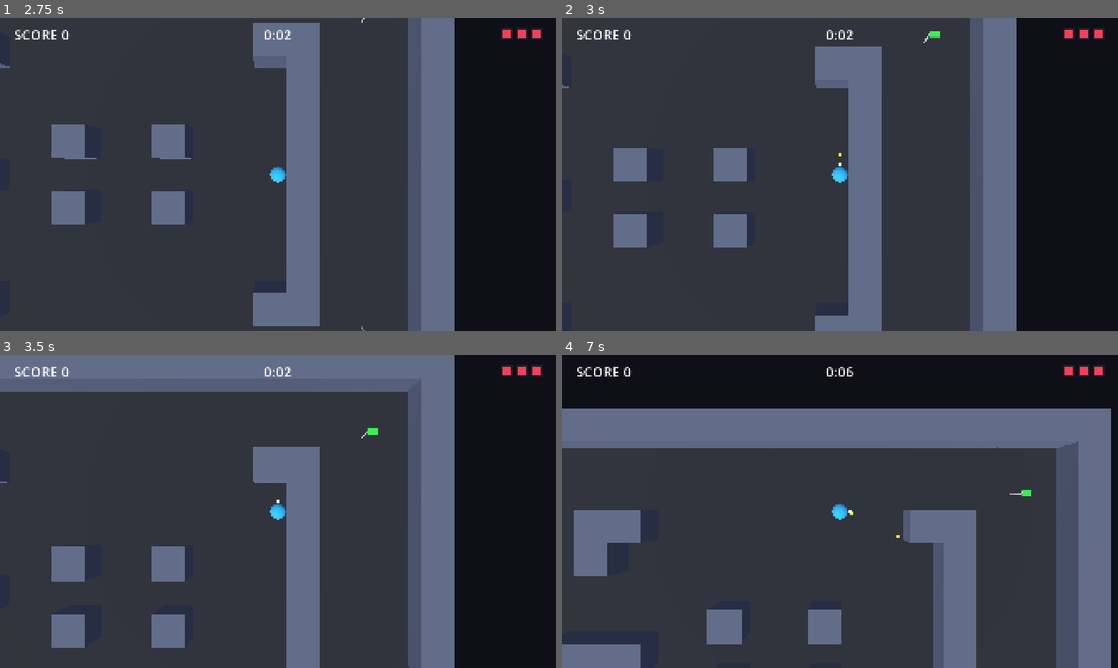
Above: before the commit, frames 1-4 (two rows, left to right).
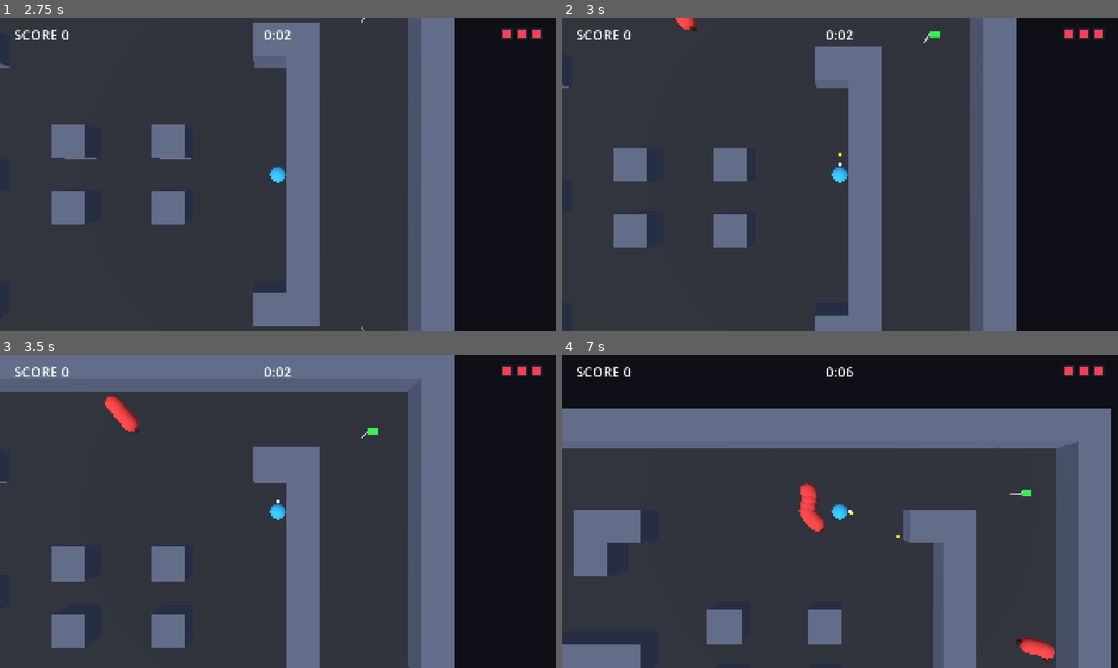
Above: after the commit, the same moments.

Repository: zoanthrope67/ZincWarbler
Game: Godot game, scene res://scn/bootstrap.tscn
Two runs of this game, one before a commit and one after it. Both use one fixed random seed, a clock stepped at 60 frames per second and the inputs below.
Inputs (mouse positions are in pixels of both pictures, inside the frame that each line leads up to):
- Up to frame 1 (2.75 s): tap Enter at 0.5 s; move the mouse to (400, 158) at 0.52 s; hold Right (move_right) 0.53-1.28 s; hold Z (confirm) 0.53-1.28 s; click (400, 158) at 0.67 s; move the mouse to (166, 190) at 1.27 s; hold X (back) 1.28-2.03 s; tap Z (confirm) at 1.35, 2 s; move the mouse to (333, 105) at 2.02 s; hold Right (move_right) from 2.03 s (still down); hold Z (confirm) from 2.03 s (still down)
- Up to frame 2 (3 s): move the mouse to (812, 237) at 2.77 s; release Right (move_right) at 2.78 s; release Z (confirm) at 2.78 s; hold Up (move_up) from 2.78 s (still down); tap Z (confirm) at 2.85 s; click (812, 237) at 2.92 s
- Up to frame 3 (3.5 s): keep holding Up (move_up)
- Up to frame 4 (7 s): move the mouse to (1006, 558) at 3.52 s; release Up (move_up) at 3.53 s; hold Z (confirm) 3.53-4.28 s; hold Left (move_left) 3.53-5.03 s; move the mouse to (673, 464) at 4.27 s; tap Z (confirm) at 4.35, 5.85 s; move the mouse to (867, 511) at 5.02 s; hold X (back) 5.03-5.78 s; hold Z (confirm) 5.03-5.78 s; click (867, 511) at 5.17 s; move the mouse to (756, 433) at 5.77 s; hold Right (move_right) 5.78-6.53 s; move the mouse to (962, 495) at 6.52 s; hold Up (move_up) from 6.53 s (still down); hold Z (confirm) from 6.53 s (still down)

Frame 1 is identical in both runs. In frame 2, 0.1% of the frame differs, in the area x 20-25%, y 0-5%; in frame 3, 0.4%; in frame 4, 0.8%, in the area x 42-89%, y 40-99%.

Commit message:
Add advanced enemy spawner

Diff:
--- a/src/scn/game/angry_greg.tscn
+++ b/src/scn/game/angry_greg.tscn
@@ -1,6 +1,6 @@
 [gd_scene format=3]
 
-[ext_resource type="Script" path="res://scripts/game/angry_greg.gd" id="1_3hnhp"]
+[ext_resource type="Script" uid="uid://b1ebd54r60j5x" path="res://scripts/game/enemy/angry_greg.gd" id="1_3hnhp"]
 
 [sub_resource type="SphereShape3D" id="SphereShape3D_l6t3i"]
 radius = 2.0
--- a/src/scn/game/chaser.tscn
+++ b/src/scn/game/chaser.tscn
@@ -1,6 +1,6 @@
 [gd_scene format=3]
 
-[ext_resource type="Script" path="res://scripts/game/chaser.gd" id="1_r7i5n"]
+[ext_resource type="Script" uid="uid://d2r8vexft0o1g" path="res://scripts/game/enemy/chaser.gd" id="1_r7i5n"]
 
 [sub_resource type="SphereShape3D" id="SphereShape3D_t40ou"]
 radius = 1.0
--- a/src/scn/game/enemy_bullet.tscn
+++ b/src/scn/game/enemy_bullet.tscn
@@ -1,6 +1,6 @@
 [gd_scene format=3]
 
-[ext_resource type="Script" path="res://scripts/game/enemy_bullet.gd" id="1_p7grn"]
+[ext_resource type="Script" uid="uid://b6ckuiuu2kenv" path="res://scripts/game/enemy/enemy_bullet.gd" id="1_p7grn"]
 
 [sub_resource type="SphereShape3D" id="SphereShape3D_y08rb"]
 radius = 0.25
--- a/src/scn/game/tank.tscn
+++ b/src/scn/game/tank.tscn
@@ -1,6 +1,6 @@
 [gd_scene format=3]
 
-[ext_resource type="Script" path="res://scripts/game/tank.gd" id="1_80exi"]
+[ext_resource type="Script" uid="uid://klweqit8g5vd" path="res://scripts/game/enemy/tank.gd" id="1_80exi"]
 
 [sub_resource type="SphereShape3D" id="SphereShape3D_4k51u"]
 radius = 1.0
--- a/src/scn/in_game.tscn
+++ b/src/scn/in_game.tscn
@@ -1,14 +1,12 @@
-[gd_scene format=3]
+[gd_scene format=3 uid="uid://cyngq0fbd0ol2"]
 
-[ext_resource type="Script" path="res://scripts/states/in_game.gd" id="1_deroa"]
-[ext_resource type="PackedScene" path="res://scn/game/arena.tscn" id="2_ibi5a"]
+[ext_resource type="Script" uid="uid://cfm1n8ef5v3s0" path="res://scripts/states/in_game.gd" id="1_deroa"]
+[ext_resource type="PackedScene" uid="uid://bcysswbvi8jb6" path="res://scn/game/arena.tscn" id="2_ibi5a"]
 [ext_resource type="PackedScene" path="res://scn/game/player.tscn" id="3_fykh6"]
-[ext_resource type="Script" path="res://scripts/game/follow_camera.gd" id="4_ccgki"]
-[ext_resource type="Script" path="res://scripts/game/enemy_bullet_pool.gd" id="5_pool"]
-[ext_resource type="Script" path="res://scripts/game/enemy_spawner.gd" id="6_spawner"]
-[ext_resource type="Script" path="res://scripts/game/flag_loop.gd" id="7_flagloop"]
-[ext_resource type="PackedScene" path="res://scn/game/chaser.tscn" id="8_chaser"]
-[ext_resource type="PackedScene" path="res://scn/game/tank.tscn" id="9_tank"]
+[ext_resource type="Script" uid="uid://ddut1rl4lhvse" path="res://scripts/game/follow_camera.gd" id="4_ccgki"]
+[ext_resource type="Script" uid="uid://cskxtrjsmew5" path="res://scripts/game/enemy/enemy_bullet_pool.gd" id="5_pool"]
+[ext_resource type="Script" uid="uid://bbxpujydg8fnk" path="res://scripts/game/enemy/enemy_spawner.gd" id="6_spawner"]
+[ext_resource type="Script" uid="uid://b63c3ks1drxgy" path="res://scripts/game/flag_loop.gd" id="7_flagloop"]
 [ext_resource type="PackedScene" path="res://scn/game/angry_greg.tscn" id="10_greg"]
 [ext_resource type="PackedScene" path="res://scn/ui/hud.tscn" id="11_hud"]
 
@@ -22,16 +20,15 @@
 
 [node name="PlayerBullets" type="Node3D" parent="." unique_id=586687670]
 
-[node name="Enemies" type="Node3D" parent="."]
+[node name="Enemies" type="Node3D" parent="." unique_id=794329177]
 
-[node name="EnemyBullets" type="Node3D" parent="."]
+[node name="EnemyBullets" type="Node3D" parent="." unique_id=87623301]
 script = ExtResource("5_pool")
 
-[node name="EnemySpawner" type="Node" parent="."]
+[node name="EnemySpawner" type="Node" parent="." unique_id=2079789202]
 script = ExtResource("6_spawner")
-enemy_scenes = Array[PackedScene]([ExtResource("8_chaser"), ExtResource("9_tank")])
 
-[node name="FlagLoop" type="Node" parent="."]
+[node name="FlagLoop" type="Node" parent="." unique_id=1991864957]
 script = ExtResource("7_flagloop")
 boss_scenes = Array[PackedScene]([ExtResource("10_greg")])
 
@@ -41,4 +38,4 @@
 far = 200.0
 script = ExtResource("4_ccgki")
 
-[node name="HUD" parent="." instance=ExtResource("11_hud")]
+[node name="HUD" parent="." unique_id=973611704 instance=ExtResource("11_hud")]
--- /dev/null
+++ b/src/scripts/game/enemy/enemy_spawner.gd
@@ -0,0 +1,192 @@
+class_name EnemySpawner
+extends Node
+## Spawns a whole bag of enemies in a random order, then does the next bag.
+## Repeats the final bag over and over when it runs out.
+##
+## Waves can overlap. A new wave starts every `next_wave_delay` seconds (taken
+## from the wave that just started), whether or not earlier waves have finished.
+## Each running wave (an ActiveWave) spawns its own enemies at its own spawn
+## point, `wave_delay_seconds` apart, until it has spawned `count` enemies.
+##
+## Everything happens in _physics_process, so spawning stops while the game is
+## paused and once the player is dead.
+
+## Emitted for every enemy (and boss) this spawner creates. Game logic signal.
+signal enemy_spawned(enemy: Enemy)
+
+## EnemySpawnPoints closer to the player than this (meters) are not used.
+@export var min_spawn_distance := 20.0
+## EnemySpawnPoints further from the player than this (meters) are not used.
+@export var max_spawn_distance := 100.0
+## Seconds to wait before trying again when no EnemySpawnPoint can be used.
+@export var retry_delay := 0.25
+
+var _game: InGame
+var _arena: Arena
+var _player: Player
+var _enemy_container: Node3D
+var _bullet_pool: EnemyBulletPool
+
+## Timers count as finished when they are this close to zero. Adding up frame
+## times gives tiny rounding errors, which would otherwise make a spawn one
+## frame late (the player's fire timer does the same).
+const TIMER_TOLERANCE := 0.0001
+
+## One wave that is currently spawning its enemies.
+class ActiveWave:
+	## The wave's settings (enemy, count, delays).
+	var wave: EnemyWave
+	## Where every enemy of this wave appears. Chosen when the wave starts.
+	var spawn_point: Vector3
+	## Enemies of this wave still to spawn.
+	var enemies_left: int
+	## Seconds until this wave's next enemy appears.
+	var time_until_next_enemy: float
+
+## Seconds until the next wave starts.
+var _time_until_next_wave := 0.0
+## Waves that are still spawning enemies. Several can run at once.
+var _active_waves: Array[ActiveWave] = []
+
+var queued_waves: Array = []
+
+const CHASER := preload("res://scn/game/chaser.tscn")
+const TANK := preload("res://scn/game/tank.tscn")
+
+## Connects the spawner to the game. Called by the In Game scene.
+func setup(game: InGame, arena: Arena, player: Player, enemy_container: Node3D, bullet_pool: EnemyBulletPool) -> void:
+	_game = game
+	_arena = arena
+	_player = player
+	_enemy_container = enemy_container
+	_bullet_pool = bullet_pool
+	_time_until_next_wave = 1
+
+
+
+func get_bag_via_danger():
+
+	var current_bag = []
+
+	if _game.danger_level < 10:
+		current_bag = [
+			EnemyWave.new(CHASER, 10, 0.2, 4.0),
+		]
+	elif _game.danger_level < 50:
+		current_bag = [
+			EnemyWave.new(CHASER, 3, 0.2, 1.0),
+			EnemyWave.new(CHASER, 3, 0.2, 1.0),
+			EnemyWave.new(TANK, 3, 0.2, 1.0),
+		]
+	elif _game.danger_level < 100:
+		current_bag = [
+			EnemyWave.new(CHASER, 3, 0.2, 1.0),
+			EnemyWave.new(CHASER, 30, 0.1, 2.0),
+			EnemyWave.new(TANK, 1, 0.2, 0),
+			EnemyWave.new(TANK, 2, 0.2, 0.2),
+		]
+	else:
+		# The most dangerous bag!
+		current_bag = [
+			EnemyWave.new(CHASER, 10, 0.2, 1.0)
+		]
+
+	assert(not current_bag.is_empty())
+	current_bag.shuffle()
+	return current_bag
+
+func _physics_process(delta: float) -> void:
+	if _player == null or _player.is_dead:
+		return
+
+	# 1. Every running wave spawns its next enemy when its own timer runs out.
+	#    Loop backwards so finished waves can be removed while looping.
+	for i in range(_active_waves.size() - 1, -1, -1):
+		var active := _active_waves[i]
+		active.time_until_next_enemy -= delta
+		_spawn_due_enemies(active)
+		if active.enemies_left <= 0:
+			_active_waves.remove_at(i)
+
+	# 2. Start the next wave when it's time. This comes after step 1 so a new
+	#    wave's timer is not ticked on the frame it starts.
+	_time_until_next_wave -= delta
+	if _time_until_next_wave <= TIMER_TOLERANCE:
+		_start_next_wave()
+
+
+# Starts the next wave from the bag: chooses a valid spawn point for it, spawns
+# its first enemy straight away and keeps it running until all its enemies
+# have appeared. If no spawn point can be used, tries again after retry_delay.
+func _start_next_wave() -> void:
+	var points := get_valid_spawn_points()
+	if points.is_empty():
+		print("EnemySpawner: no EnemySpawnPoint is between %.1f and %.1f m from the player. Trying again in %.2f s." % [min_spawn_distance, max_spawn_distance, retry_delay])
+		_time_until_next_wave = retry_delay
+		return
+
+	if queued_waves.is_empty():
+		queued_waves = get_bag_via_danger()
+	var wave: EnemyWave = queued_waves.pop_back()
+	if wave == null or wave.enemy == null:
+		# An empty bag, or a wave without an enemy scene. Skip it rather than crash.
+		push_error("EnemySpawner: a bag is empty or has a wave with no enemy scene. Skipping it.")
+		_time_until_next_wave = retry_delay
+		return
+
+	var active := ActiveWave.new()
+	active.wave = wave
+	active.spawn_point = points.pick_random().global_position
+	active.enemies_left = wave.count
+	active.time_until_next_enemy = 0.0
+	_spawn_due_enemies(active)
+	if active.enemies_left > 0:
+		_active_waves.append(active)
+
+	# "+=" keeps the timing exact: any time the timer overshot zero by is
+	# taken off the next wait.
+	_time_until_next_wave += wave.next_wave_delay
+
+
+# Spawns every enemy of a running wave whose time has come. Usually that is one
+# enemy; with a wave_delay_seconds of 0 it is the whole wave at once.
+func _spawn_due_enemies(active: ActiveWave) -> void:
+	while active.time_until_next_enemy <= TIMER_TOLERANCE and active.enemies_left > 0:
+		spawn_enemy(active.wave.enemy, active.spawn_point)
+		active.enemies_left -= 1
+		active.time_until_next_enemy += active.wave.wave_delay_seconds
+
+
+## Seconds the player has survived this game (InGame.time_survived), for
+## spawning logic such as waves. Counts game time only: it does not count while
+## the game is paused, and it stops when the player dies. Already includes the
+## current physics frame, because the In Game scene updates it before this node.
+## Use floori(get_time_survived()) for whole seconds, as the HUD shows.
+func get_time_survived() -> float:
+	if _game == null:
+		return 0.0
+	return _game.time_survived
+
+
+## The EnemySpawnPoints that are currently far enough from (and close enough to) the player.
+func get_valid_spawn_points() -> Array[Marker3D]:
+	var valid: Array[Marker3D] = []
+	var player_spot := Vector2(_player.global_position.x, _player.global_position.z)
+	for point in _arena.get_enemy_spawn_points():
+		var distance := player_spot.distance_to(Vector2(point.global_position.x, point.global_position.z))
+		if distance >= min_spawn_distance and distance <= max_spawn_distance:
+			valid.append(point)
+	return valid
+
+
+## Creates an enemy from `scene` at `point` (also used for bosses).
+func spawn_enemy(scene: PackedScene, point: Vector3) -> Enemy:
+	var enemy: Enemy = scene.instantiate()
+	enemy.player = _player
+	enemy.bullet_pool = _bullet_pool
+	# The container sits at the origin, so position here is the world position.
+	enemy.position = Gameplay.on_plane(point)
+	_enemy_container.add_child(enemy)
+	enemy.reset_physics_interpolation()
+	enemy_spawned.emit(enemy)
+	return enemy
--- /dev/null
+++ b/src/scripts/game/enemy/enemy_wave.gd
@@ -0,0 +1,35 @@
+class_name EnemyWave
+extends Resource
+
+## The enemy scene this wave spawns.
+@export var enemy:PackedScene
+
+## How many enemies this wave spawns. Always 1 or more.
+@export_range(1, 100, 1, "or_greater") var count: int = 1:
+	set(value):
+		if value < 1:
+			push_error("EnemyWave: count must be 1 or more, got %d. Using 1." % value)
+		count = maxi(value, 1)
+
+## Seconds between each enemy of this wave. 0 spawns the whole wave at once.
+@export var wave_delay_seconds: float = 1.0:
+	set(value):
+		if value < 0.0:
+			push_error("EnemyWave: wave_delay_seconds must be 0 or more, got %.2f. Using 1." % value)
+			value = 1.0
+		wave_delay_seconds = value
+
+## Seconds from the START of this wave until the next wave starts. If this is
+## shorter than the wave takes to spawn, the next wave overlaps this one.
+@export var next_wave_delay: float = 2.0:
+	set(value):
+		if value < 0.0:
+			push_error("EnemyWave: next_wave_delay must be 0 or more, got %.2f. Using 2." % value)
+			value = 2.0
+		next_wave_delay = value
+
+func _init(p_enemy: PackedScene = null, p_count := 1, p_wave_delay_seconds := 1.0, p_next_wave_delay := 2.0) -> void:
+	enemy = p_enemy
+	count = p_count
+	wave_delay_seconds = p_wave_delay_seconds
+	next_wave_delay = p_next_wave_delay
--- a/src/scripts/game/enemy_spawner.gd
+++ /dev/null
@@ -1,82 +0,0 @@
-class_name EnemySpawner
-extends Node
-## Makes a random enemy appear at a random EnemySpawnPoint every `spawn_interval`
-## seconds, until the player is defeated. There is no cap on the number of enemies.
-##
-## Only EnemySpawnPoints between `min_spawn_distance` and `max_spawn_distance`
-## from the player can be used. If none can, a message is logged and the spawn is
-## tried again after `retry_delay` seconds; the following spawn is then timed from
-## the moment this one finally happens, so two enemies never appear at once.
-##
-## Change the settings by selecting the EnemySpawner node in scn/in_game.tscn.
-
-## Emitted for every enemy (and boss) this spawner creates. Game logic signal.
-signal enemy_spawned(enemy: Enemy)
-
-## Seconds between enemies.
-@export var spawn_interval := 5.0
-## EnemySpawnPoints closer to the player than this (meters) are not used.
-@export var min_spawn_distance := 20.0
-## EnemySpawnPoints further from the player than this (meters) are not used.
-@export var max_spawn_distance := 100.0
-## Seconds to wait before trying again when no EnemySpawnPoint can be used.
-@export var retry_delay := 0.25
-## The enemies that can appear, picked at random with equal chance. List a scene
-## more than once to make it more common.
-@export var enemy_scenes: Array[PackedScene] = []
-
-var _arena: Arena
-var _player: Player
-var _enemy_container: Node3D
-var _bullet_pool: EnemyBulletPool
-var _time_until_spawn := 0.0
-
-
-## Connects the spawner to the game. Called by the In Game scene.
-func setup(arena: Arena, player: Player, enemy_container: Node3D, bullet_pool: EnemyBulletPool) -> void:
-	_arena = arena
-	_player = player
-	_enemy_container = enemy_container
-	_bullet_pool = bullet_pool
-	_time_until_spawn = spawn_interval
-
-
-func _physics_process(delta: float) -> void:
-	if _player == null or _player.is_dead or enemy_scenes.is_empty():
-		return
-	_time_until_spawn -= delta
-	if _time_until_spawn > 0.0:
-		return
-
-	var points := get_valid_spawn_points()
-	if points.is_empty():
-		print("EnemySpawner: no EnemySpawnPoint is between %.1f and %.1f m from the player. Trying again in %.2f s." % [min_spawn_distance, max_spawn_distance, retry_delay])
-		_time_until_spawn = retry_delay
-		return
-
-	spawn_enemy(enemy_scenes.pick_random(), points.pick_random().global_position)
-	_time_until_spawn = spawn_interval
-
-
-## The EnemySpawnPoints that are currently far enough from (and close enough to) the player.
-func get_valid_spawn_points() -> Array[Marker3D]:
-	var valid: Array[Marker3D] = []
-	var player_spot := Vector2(_player.global_position.x, _player.global_position.z)
-	for point in _arena.get_enemy_spawn_points():
-		var distance := player_spot.distance_to(Vector2(point.global_position.x, point.global_position.z))
-		if distance >= min_spawn_distance and distance <= max_spawn_distance:
-			valid.append(point)
-	return valid
-
-
-## Creates an enemy from `scene` at `point` (also used for bosses).
-func spawn_enemy(scene: PackedScene, point: Vector3) -> Enemy:
-	var enemy: Enemy = scene.instantiate()
-	enemy.player = _player
-	enemy.bullet_pool = _bullet_pool
-	# The container sits at the origin, so position here is the world position.
-	enemy.position = Gameplay.on_plane(point)
-	_enemy_container.add_child(enemy)
-	enemy.reset_physics_interpolation()
-	enemy_spawned.emit(enemy)
-	return enemy
--- a/src/scripts/game/flag_loop.gd
+++ b/src/scripts/game/flag_loop.gd
@@ -29,19 +29,22 @@
 var _player: Player
 var _spawner: EnemySpawner
 var _last_touched_flag: Flag = null
+var _game: InGame
 
 
 ## Connects the loop to the game. Called by the In Game scene.
-func setup(arena: Arena, player: Player, spawner: EnemySpawner) -> void:
+func setup(game: InGame, arena: Arena, player: Player, spawner: EnemySpawner) -> void:
 	_player = player
 	_spawner = spawner
 	_flags = arena.get_flags()
+	_game = game;
 	for flag in _flags:
 		flag.touched.connect(_on_flag_touched)
 
 
 func _on_flag_touched(flag: Flag) -> void:
 	score_awarded.emit(FLAG_SCORE)
+	_game.increase_danger(10)
 	_last_touched_flag = flag
 	if _flags.all(func(f: Flag) -> bool: return not f.is_active):
 		_spawn_boss()
--- a/src/scripts/states/in_game.gd
+++ b/src/scripts/states/in_game.gd
@@ -44,6 +44,10 @@
 var score := 0
 ## Seconds since the player died, or -1 while they are alive.
 var time_since_death := -1.0
+## Current Danger Level. As Danger increases, more powerful enemy bags are used.
+## Danger currently increase by 1 every second. Later feutres will add more ways
+# to increase Danger
+var danger_level := 0.0
 
 # Fixed at the moment the player dies.
 var _seconds_survived_at_death := 0
@@ -73,9 +77,9 @@
 	_player.place_at(_arena.get_player_spawn_points().pick_random().global_position)
 	_player.died.connect(_on_player_died)
 
-	_spawner.setup(_arena, _player, _enemies, _enemy_bullets)
+	_spawner.setup(self, _arena, _player, _enemies, _enemy_bullets)
 	_spawner.enemy_spawned.connect(_on_enemy_spawned)
-	_flag_loop.setup(_arena, _player, _spawner)
+	_flag_loop.setup(self, _arena, _player, _spawner)
 	_flag_loop.score_awarded.connect(add_score)
 
 	_camera.target = _player
@@ -85,11 +89,15 @@
 	_player.health_changed.connect(_hud.set_health)
 	score_changed.connect(_hud.set_score)
 
+func increase_danger(danger_delta: float) -> void:
+	danger_level += danger_delta;
 
 func _physics_process(delta: float) -> void:
+
 	if not _player.is_dead:
 		time_survived += delta
 		_hud.set_time(time_survived)
+		increase_danger(delta);
 		return
 
 	if time_since_death < 0.0:
Renamed: src/scripts/game/angry_greg.gd -> src/scripts/game/enemy/angry_greg.gd
Renamed: src/scripts/game/angry_greg.gd.uid -> src/scripts/game/enemy/angry_greg.gd.uid
Renamed: src/scripts/game/chaser.gd -> src/scripts/game/enemy/chaser.gd
Renamed: src/scripts/game/chaser.gd.uid -> src/scripts/game/enemy/chaser.gd.uid
Renamed: src/scripts/game/enemy.gd -> src/scripts/game/enemy/enemy.gd
Renamed: src/scripts/game/enemy.gd.uid -> src/scripts/game/enemy/enemy.gd.uid
Renamed: src/scripts/game/enemy_bullet.gd -> src/scripts/game/enemy/enemy_bullet.gd
Renamed: src/scripts/game/enemy_bullet.gd.uid -> src/scripts/game/enemy/enemy_bullet.gd.uid
Renamed: src/scripts/game/enemy_bullet_pool.gd -> src/scripts/game/enemy/enemy_bullet_pool.gd
Renamed: src/scripts/game/enemy_bullet_pool.gd.uid -> src/scripts/game/enemy/enemy_bullet_pool.gd.uid
Renamed: src/scripts/game/enemy_spawner.gd.uid -> src/scripts/game/enemy/enemy_spawner.gd.uid
Not shown, added: src/scripts/game/enemy/enemy_wave.gd.uid
(and 3 more such lines)
